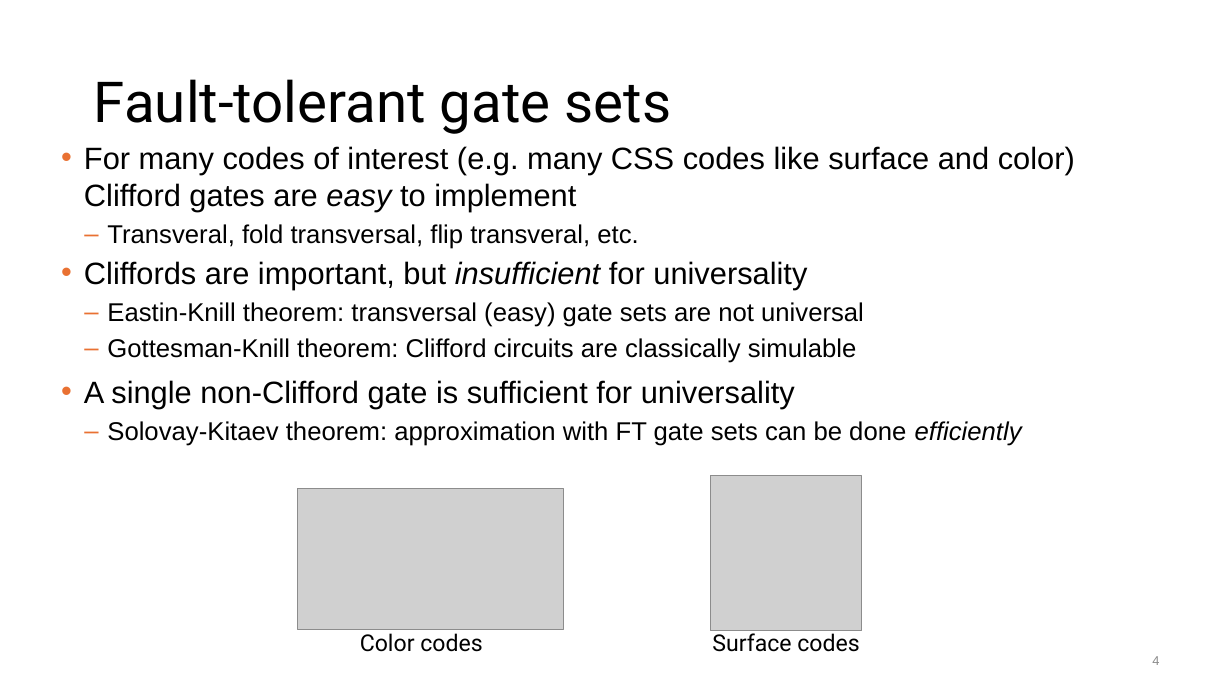
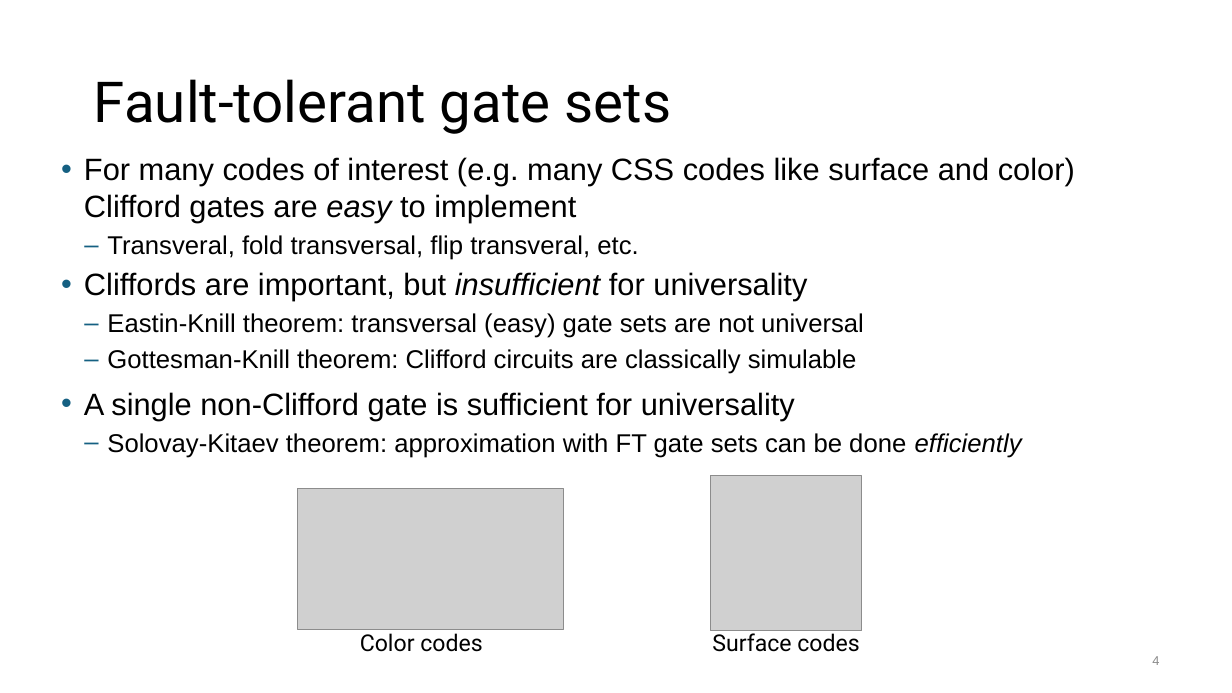
Before and after one commit to BQSKit/bqskit-tutorial, a slide deck: slide 4 of 4_FT_introduction.pptx. Drawn at 1232x693 pixels with LibreOffice and Linux fonts; fonts in the diff are those of the drawing; grey boxes stand for pictures. Boxes give left, top, right and bottom in pixels: in the first picture for what was removed or moved away, otherwise in the second. Text is boxed around its words. In the diff, an @@ line names an element or a change of style, - is before the commit and + after.

```diff
--- a/4_FT_introduction.pptx
+++ b/4_FT_introduction.pptx
@@ text "For many codes of interest ...": place and size @@
-text "For many codes of interest ..." at [84,146,1075,446]
+text "For many codes of interest ..." at [84,157,1075,458]
@@ text "For many codes of interest ..." at [84,157,1075,458]: bullet colour #E97132 to #156082 @@
```
Also in this commit, not shown: 10 other slides changed.
